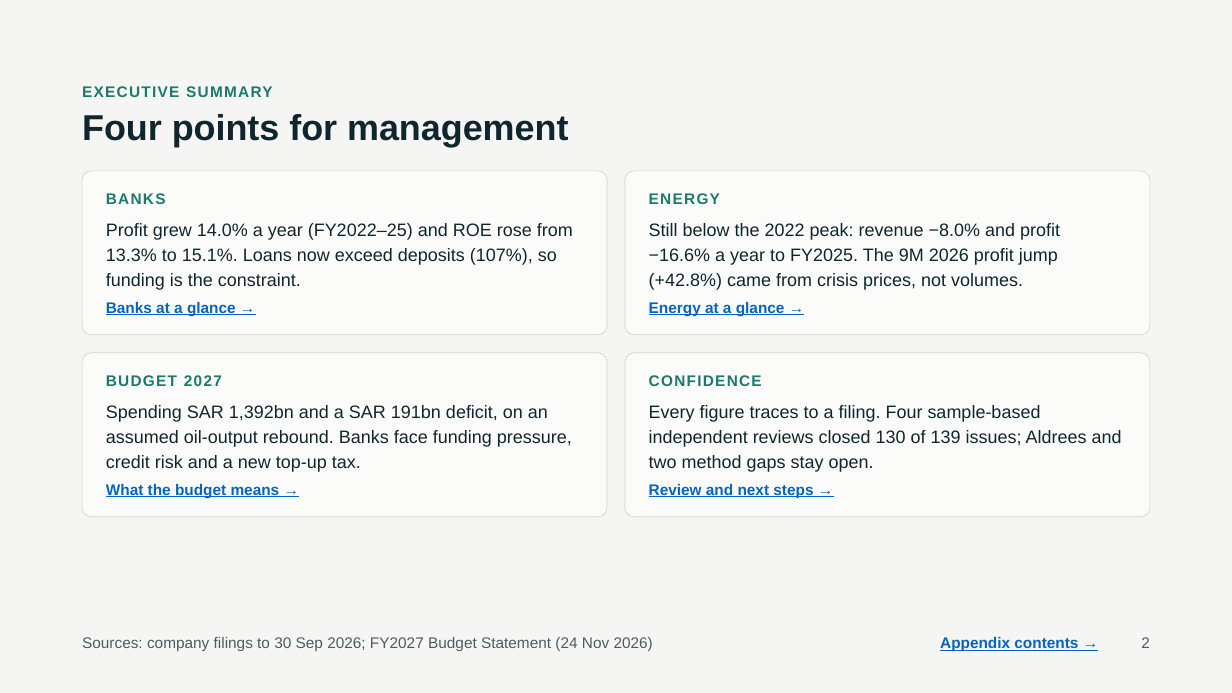
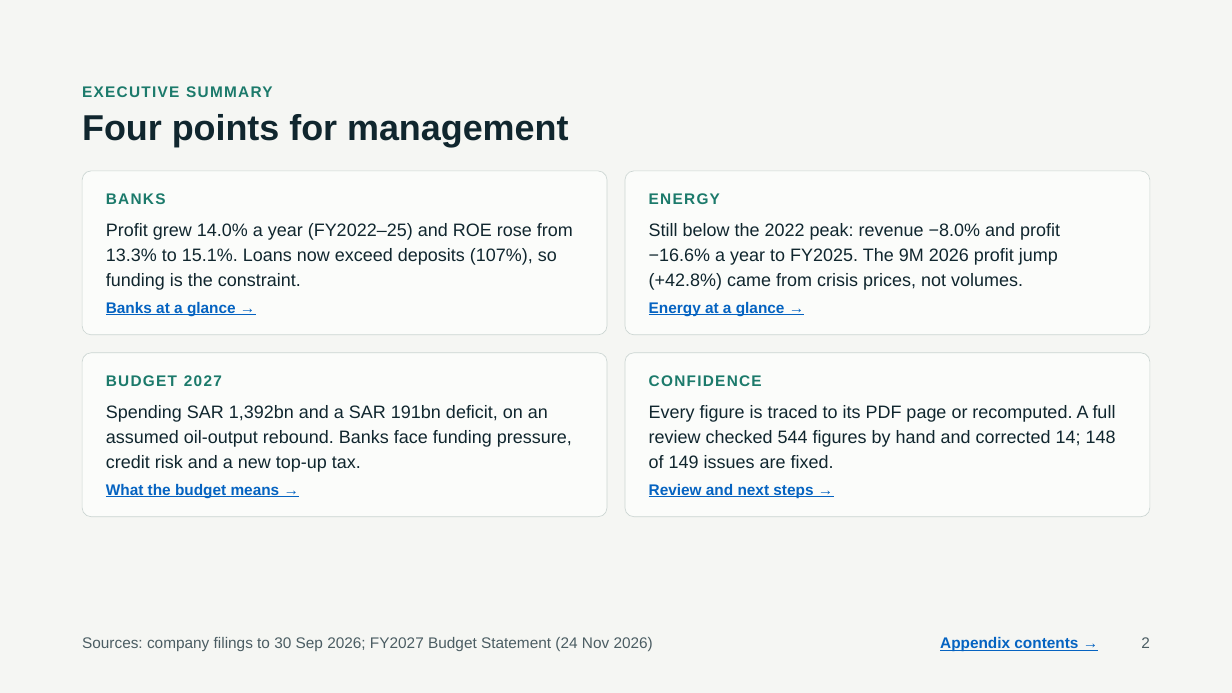
Before and after one commit to KhalidAba94/Test, a slide deck: slide 2 of sector-analysis/output/Energy_Banks_Pilot_Review.pptx. Drawn at 1232x693 pixels with LibreOffice and Linux fonts; fonts in the diff are those of the drawing. Boxes give left, top, right and bottom in pixels: in the first picture for what was removed or moved away, otherwise in the second. Text is boxed around its words. In the diff, an @@ line names an element or a change of style, - is before the commit and + after.

```diff
--- a/sector-analysis/output/Energy_Banks_Pilot_Review.pptx
+++ b/sector-analysis/output/Energy_Banks_Pilot_Review.pptx
@@ text at box(649, 405, 1116, 468): text changed @@
-Every figure traces to a filing. Four sample-based independent reviews closed 130 of 139 issues; Aldrees and two method gaps stay open.
+Every figure is traced to its PDF page or recomputed. A full review checked 544 figures by hand and corrected 14; 148 of 149 issues are fixed.
```
Also in this commit, not shown: 9 other slides changed, 45 other files.
